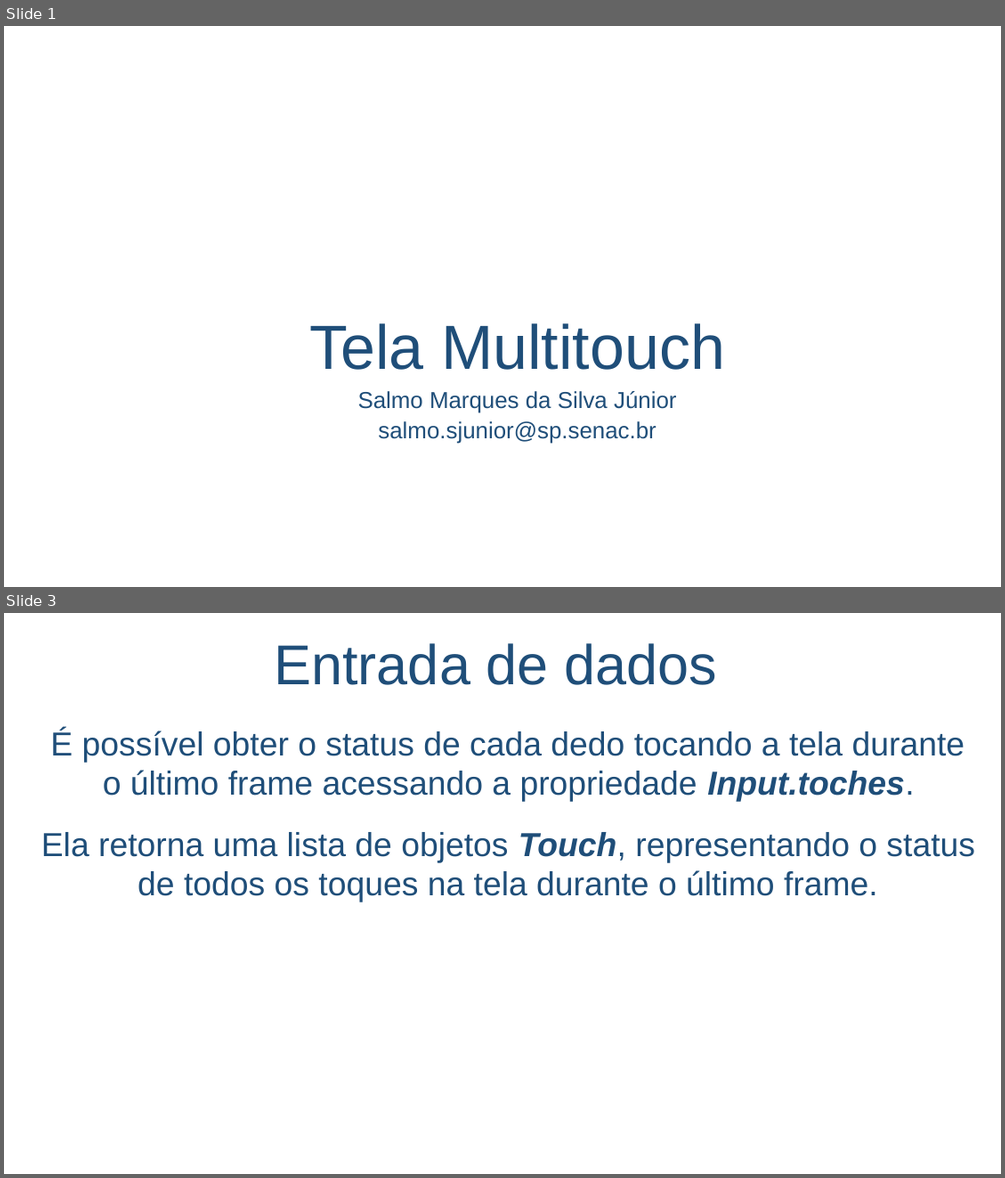
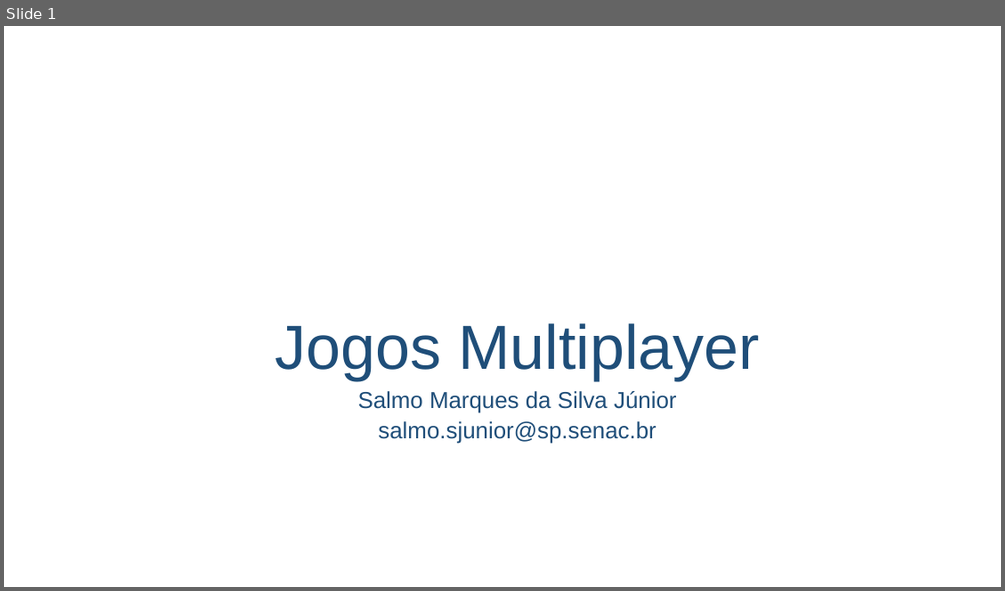
Before and after one commit to salmo-jr/public-slides, a slide deck: unity-multiplayer.pptx. Shown one above the other, each under a label of ours: slides 1 and 3 before the commit, slide 1 after it; the slides between them are not shown. The pictures are 1005x1178 and 1005x591 pixels, drawn with LibreOffice and Linux fonts; fonts in the diff are those of the drawing; background and template pictures are left out. Boxes give left, top, right and bottom in pixels: in the first picture for what was removed or moved away, otherwise in the second. Text is boxed around its words. In the diff, an @@ line names an element or a change of style, - is before the commit and + after.

```diff
--- a/unity-multiplayer.pptx
+++ b/unity-multiplayer.pptx
@@ slide 3 removed at [4, 613, 1001, 1174], background picture (left out) @@
@@ title removed at [275, 643, 717, 685] @@
-Entrada de dados
@@ text removed at [41, 729, 975, 902] @@
-É possível obter o status de cada dedo tocando a tela durante o último frame acessando a propriedade Input.toches.
-Ela retorna uma lista de objetos Touch, representando o status de todos os toques na tela durante o último frame.
@@ slide 1 changed as well @@
@@ title at [275, 323, 760, 380]: text changed @@
-Tela Multitouch
+Jogos Multiplayer
```
Also in this commit, not shown: 2 other slides changed, 1 slide added, 1 other slide removed.
